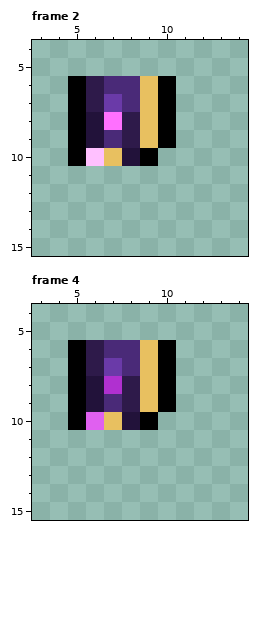
One commit to this pixel-art file: resources/gfx/gear/chest/archmage/ArchmageRobe-Right.aseprite. That is the earlier state.
16x16 pixels, 4 frames. Shown: frame 2: x 3..14, y 4..15; frame 4: x 3..14, y 4..15.
After the commit:
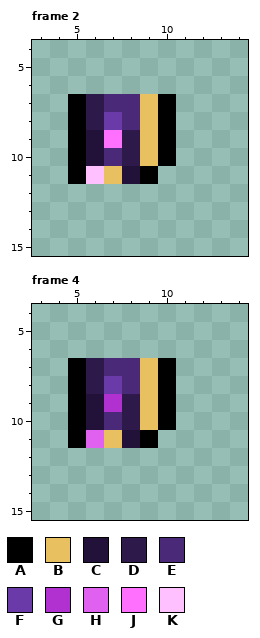
Palette (. is transparent): A #000000  B #e8c060  C #22123a  D #2e1a4a  E #4a2a78  F #6a3aa8  G #b030d0  H #e060f0  J #ff70ff  K #ffc0ff
The edit:
Changed rows in their new state; - is an unchanged pixel.
Frame 2, layer "Chest Piece":
first column x 5:
 6 ......
 7 --E---
 8 -DFE--
 9 --J---
10 -CEDBA
11 AKBCA-
Frame 4, layer "Chest Piece":
first column x 5:
 6 ......
 7 --E---
 8 -DFE--
 9 --G---
10 -CEDBA
11 AHBCA-
